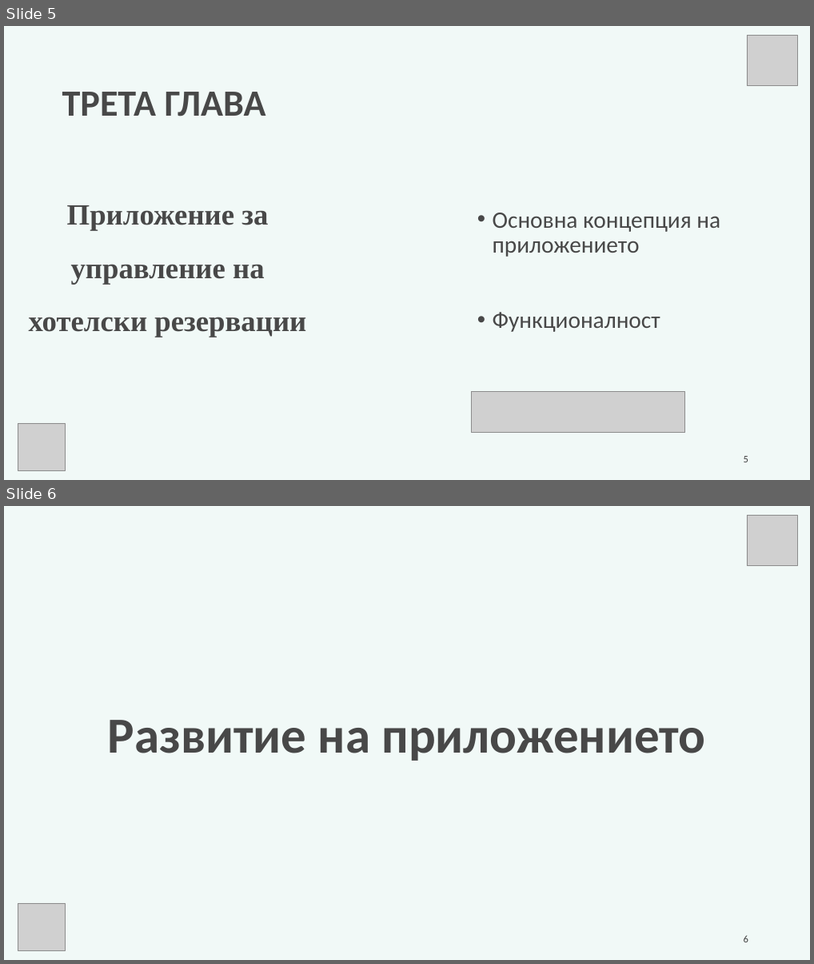
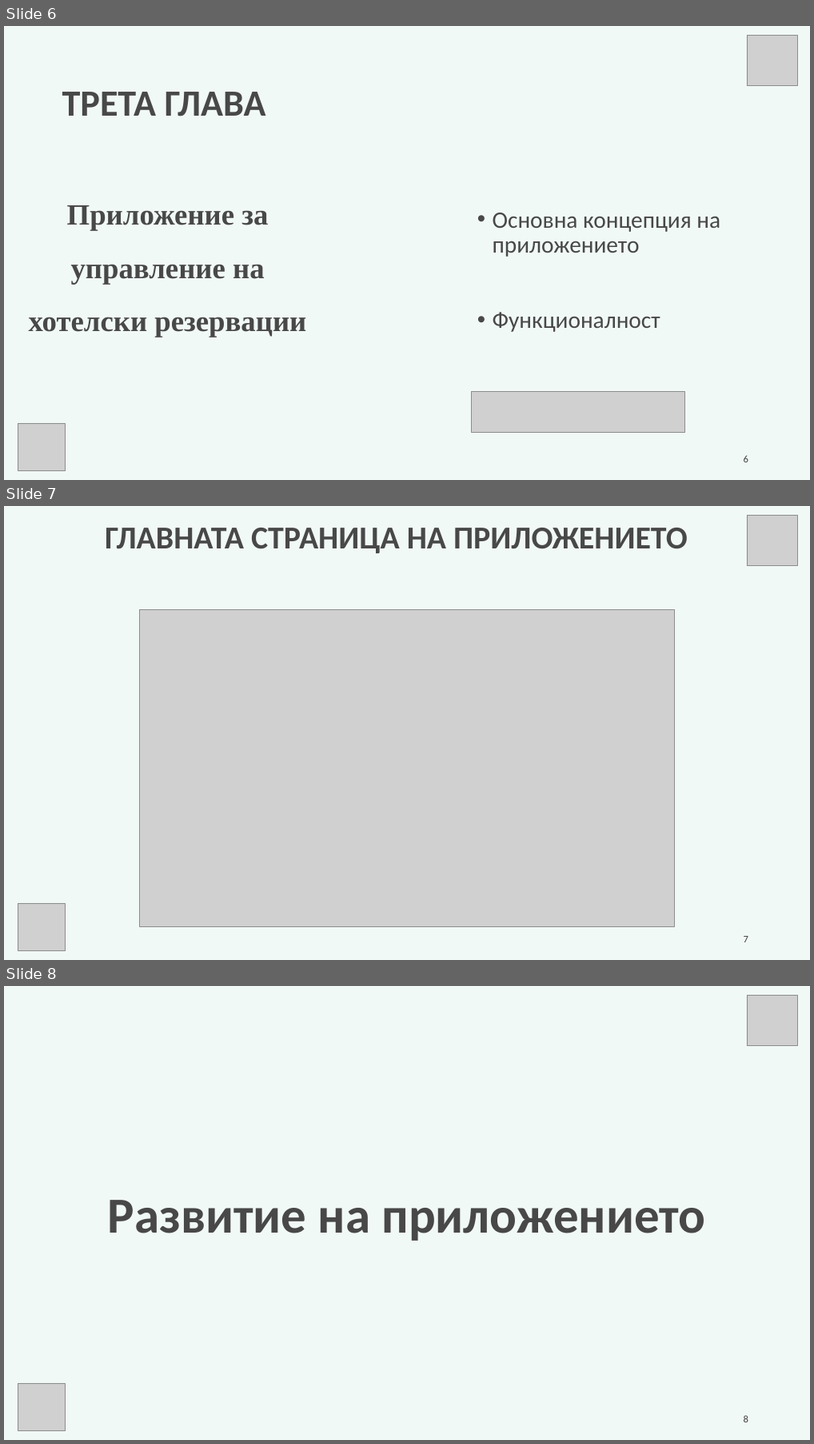
Before and after one commit to ItzJuliBG/Mini-Projects, a slide deck: ДП/Защита на дипломен проект.pptx. Shown one above the other, each under a label of ours: slides 5 and 6 before the commit, slides 6, 7 and 8 after it. The pictures are 814x964 and 814x1444 pixels, drawn with LibreOffice and Linux fonts; fonts in the diff are those of the drawing; grey boxes stand for pictures; background and template pictures are left out. Boxes give left, top, right and bottom in pixels: in the first picture for what was removed or moved away, otherwise in the second. Text is boxed around its words. In the diff, an @@ line names an element or a change of style, - is before the commit and + after.

```diff
--- a/ДП/Защита на дипломен проект.pptx
+++ b/ДП/Защита на дипломен проект.pptx
@@ slide 7 added at [4, 506, 810, 960], background picture (left out) @@
@@ text added at [105, 528, 688, 553], 38 pt, text #484848, bold @@
+ГЛАВНАТА СТРАНИЦА НА ПРИЛОЖЕНИЕТО
@@ picture added at [747, 515, 798, 566] @@
@@ picture added at [139, 610, 675, 927] @@
@@ picture added at [18, 903, 65, 950] @@
@@ page number added at [744, 936, 749, 942], 12 pt, text #3F3F3F @@
+7
@@ what was slide 5 is now slide 6 @@
@@ what was slide 6 is now slide 8 @@
@@ page number at [744, 1415, 749, 1422]: text changed @@
-6
+8
```
Also in this commit, not shown: 2 slides changed, 1 other slide added, 1 other file.
